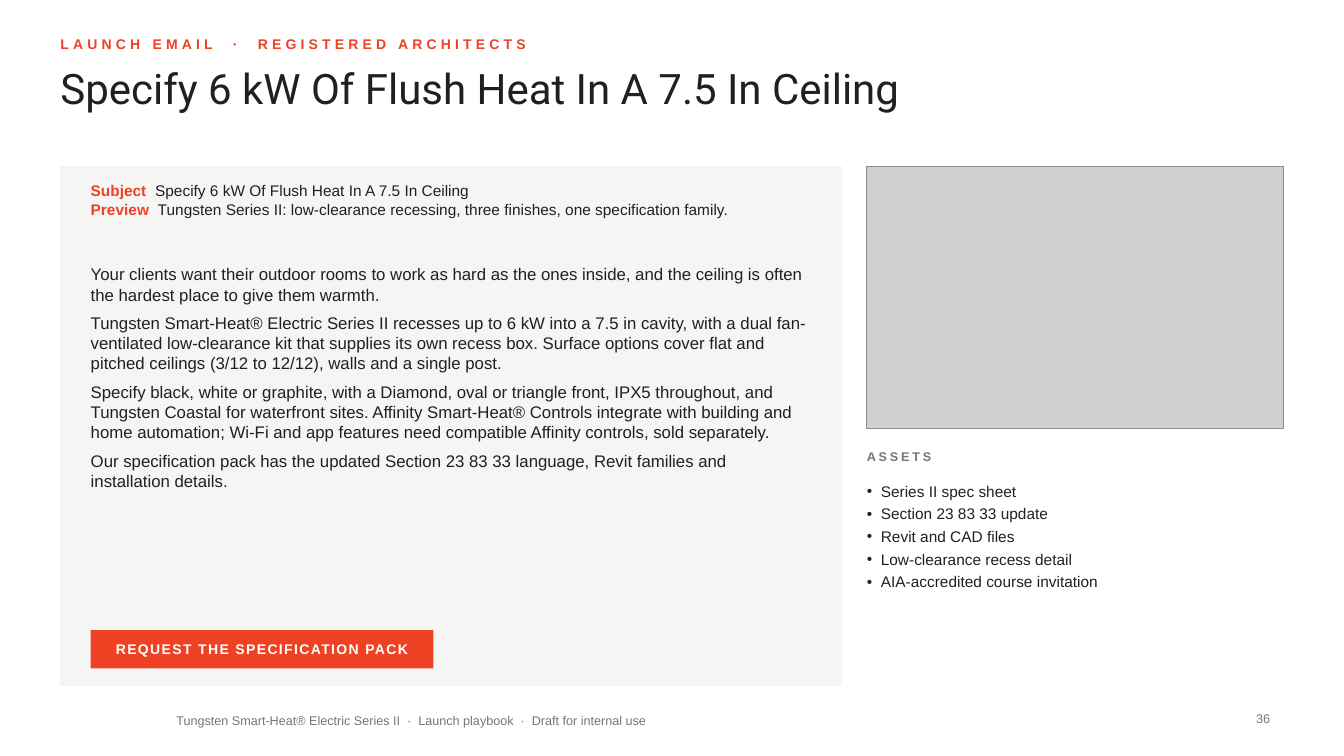
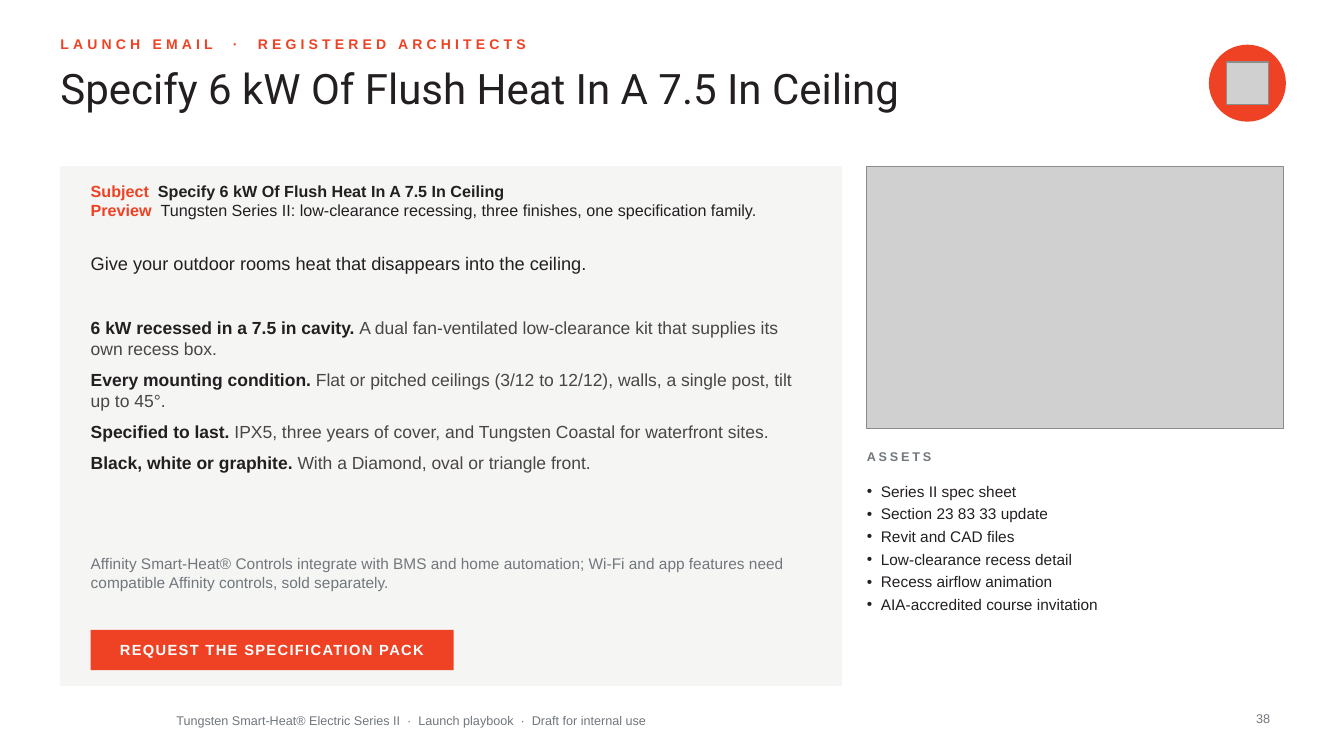
Before and after one commit to aayuvis/Bromic_Marketing, a slide deck: slide 38 of decks/Tungsten-Series-II-Launch-Playbook.pptx (slide 36 before the commit). Drawn at 1344x756 pixels with LibreOffice and Linux fonts; fonts in the diff are those of the drawing; grey boxes stand for pictures; background and template pictures are left out. Boxes give left, top, right and bottom in pixels: in the first picture for what was removed or moved away, otherwise in the second. Text is boxed around its words. In the diff, an @@ line names an element or a change of style, - is before the commit and + after.

```diff
--- a/decks/Tungsten-Series-II-Launch-Playbook.pptx
+++ b/decks/Tungsten-Series-II-Launch-Playbook.pptx
@@ ellipse added at (1210, 45, 1286, 121), fill #EF4123, outline #EF4123 1 pt @@
@@ picture added at (1226, 62, 1268, 104) @@
@@ text "Subject Specify 6 kW Of ..." at (91, 185, 756, 220): size 11 to 11.5 pt; bold on in "Specify 6 kW Of Flush Heat In ..." @@
@@ text added at (91, 256, 587, 274), 13 pt, text #231F20 @@
+Give your outdoor rooms heat that disappears into the ceiling.
@@ text at (91, 321, 791, 473): text changed; size 12 to 12.5 pt; text colour #231F20 to #4A4546 @@
-Your clients want their outdoor rooms to work as hard as the ones inside, and the ceiling is often the hardest place to give them warmth.
-Tungsten Smart-Heat® Electric Series II recesses up to 6 kW into a 7.5 in cavity, with a dual fan-ventilated low-clearance kit that supplies its own recess box. Surface options cover flat and pitched ceilings (3/12 to 12/12), walls and a single post.
-Specify black, white or graphite, with a Diamond, oval or triangle front, IPX5 throughout, and Tungsten Coastal for waterfront sites. Affinity Smart-Heat® Controls integrate with building and home automation; Wi-Fi and app features need compatible Affinity controls, sold separately.
-Our specification pack has the updated Section 23 83 33 language, Revit families and installation details.
+• 6 kW recessed in a 7.5 in cavity. A dual fan-ventilated low-clearance kit that supplies its own recess box.
+• Every mounting condition. Flat or pitched ceilings (3/12 to 12/12), walls, a single post, tilt up to 45°.
+• Specified to last. IPX5, three years of cover, and Tungsten Coastal for waterfront sites.
+• Black, white or graphite. With a Diamond, oval or triangle front.
@@ text added at (91, 558, 783, 591), 11 pt, text #71777D @@
+Affinity Smart-Heat® Controls integrate with BMS and home automation; Wi-Fi and app features need compatible Affinity controls, sold separately.
@@ text at (881, 576, 1052, 587): paragraph added @@
+• Recess airflow animation
@@ rectangle "REQUEST THE SPECIFICATION PACK": place and size @@
-rectangle "REQUEST THE SPECIFICATION PACK" at (91, 630, 434, 668)
+rectangle "REQUEST THE SPECIFICATION PACK" at (91, 630, 454, 670)
@@ rectangle "REQUEST THE SPECIFICATION PACK" at (91, 630, 454, 670): size 10 to 10.5 pt @@
```
Also in this commit, not shown: 36 other slides changed, 3 slides added, 1 slide removed, 7 other files.
